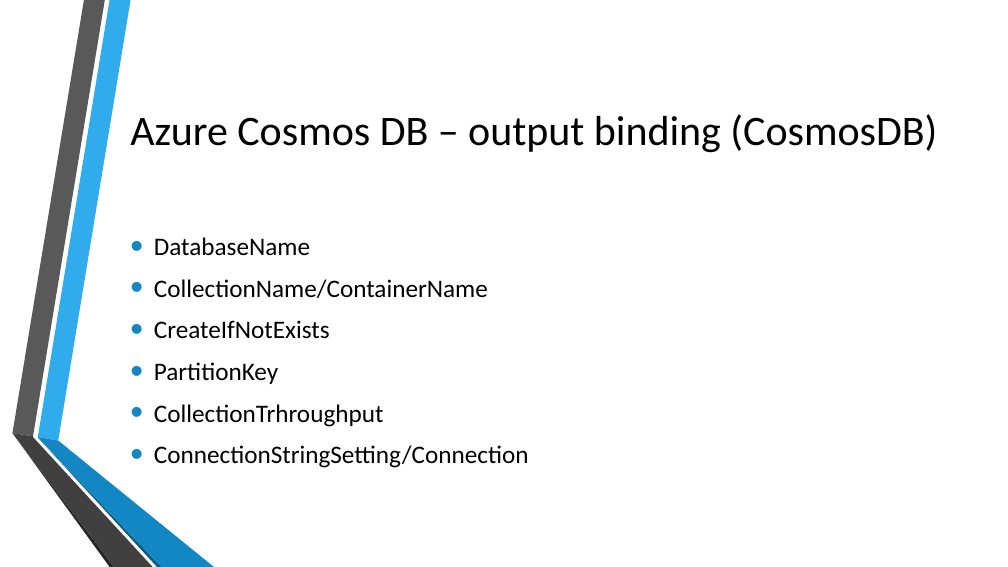
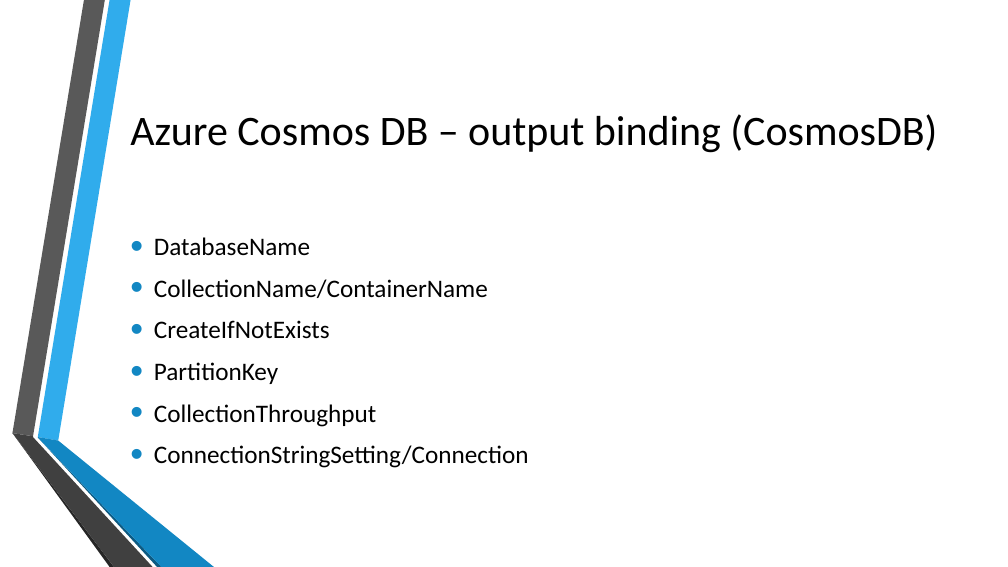
Before and after one commit to kubinko/Azure-Resources-Overview, a slide deck: slide 66 of 04 - Azure Functions/Azure Functions.pptx. Drawn at 1008x567 pixels with LibreOffice and Linux fonts; fonts in the diff are those of the drawing; background and template pictures are left out. Boxes give left, top, right and bottom in pixels: in the first picture for what was removed or moved away, otherwise in the second. Text is boxed around its words. In the diff, an @@ line names an element or a change of style, - is before the commit and + after.

```diff
--- a/04 - Azure Functions/Azure Functions.pptx
+++ b/04 - Azure Functions/Azure Functions.pptx
@@ text at [154,404,376,427]: text changed @@
-• CollectionTrhroughput
+• CollectionThroughput
```
Also in this commit, not shown: 1 other slide changed.
